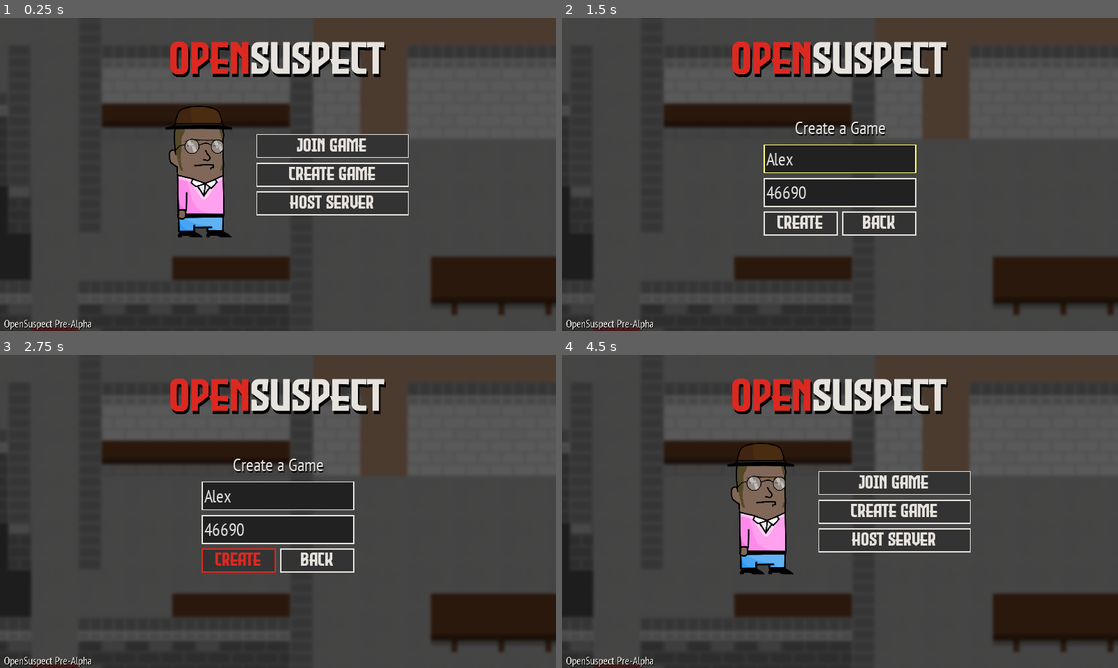
Above: before the commit, frames 1-4 (two rows, left to right).
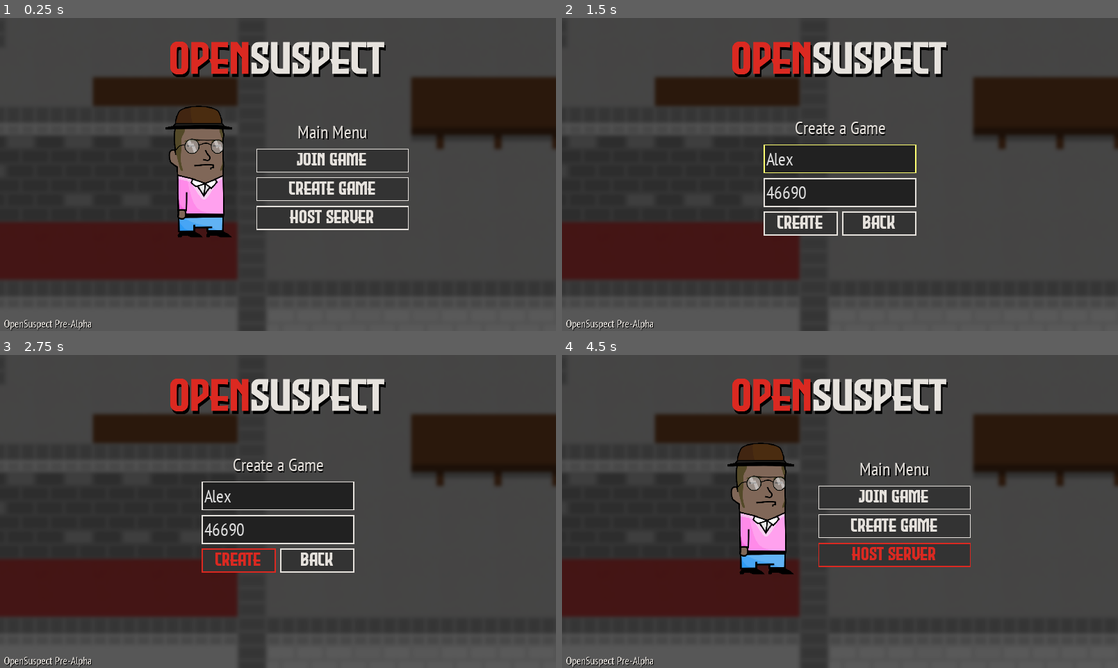
Above: after the commit, the same moments.

Repository: opensuspect/opensuspect
Game: Godot game, scene res://ui_elements/mainmenu.tscn
Same seed, same stepped clock (60 frames per second), same inputs: the game is played once before the commit and once after it.
Inputs (mouse positions are in pixels of both pictures, inside the frame that each line leads up to):
- Up to frame 1 (0.25 s): no input
- Up to frame 2 (1.5 s): click "Create Game" at 0.5 s; click (840, 158) at 1.27 s; type "Alex" at 1.35 s
- Up to frame 3 (2.75 s): click "Create" at 2 s
- Up to frame 4 (4.5 s): click "Create" at 2.75 s; click "Create" at 3.5 s; click "Back" at 4.25 s

The runs differ from the first frame. In frame 1, 29% of the frame differs, in the area x 0-100%, y 15-100%; in frame 2, 26%; in frame 3, 26%; in frame 4, 29%.
Error before the commit: Assertion failed: Game start not implemented yet (res://ui_elements/mainmenu.gd:60)
Error after the commit: Assertion failed: Game start not implemented yet (res://ui_elements/mainmenu.gd:62)

Commit message:
Change background image, polish UI

Diff:
--- a/src/ui_elements/mainmenu.gd
+++ b/src/ui_elements/mainmenu.gd
@@ -55,7 +55,9 @@
 # --Backend--
 func join_Event(menu):
 	match menu:
-		MenuType.MAIN: pass
+		MenuType.MAIN:
+			menu = MenuType.JOIN
+			set_Visible_Menu(menu)
 		MenuType.JOIN: assert(false, "Game start not implemented yet")
 		MenuType.CREATE: assert(false, "Game start not implemented yet")
 		MenuType.SERVER: assert(false, "Game start not implemented yet")
--- a/src/ui_elements/mainmenu.tscn
+++ b/src/ui_elements/mainmenu.tscn
@@ -22,7 +22,7 @@
 }
 
 [node name="Background" type="Sprite" parent="."]
-position = Vector2( 2143, 1078 )
+position = Vector2( 1052, 526 )
 texture = ExtResource( 4 )
 
 [node name="CenterLogo" type="CenterContainer" parent="."]
@@ -40,7 +40,6 @@
 texture = ExtResource( 5 )
 
 [node name="MainMenu" type="HBoxContainer" parent="."]
-visible = false
 anchor_left = 0.5
 anchor_top = 0.5
 anchor_right = 0.5
@@ -73,9 +72,9 @@
 size_flags_horizontal = 3
 
 [node name="Menu" type="VBoxContainer" parent="MainMenu/PositionMenu"]
-margin_top = 126.0
-margin_right = 527.0
-margin_bottom = 410.0
+margin_top = 76.0
+margin_right = 527.0
+margin_bottom = 460.0
 grow_horizontal = 0
 grow_vertical = 2
 size_flags_horizontal = 3
@@ -86,30 +85,39 @@
 "_edit_use_anchors_": false
 }
 
+[node name="Label" type="Label" parent="MainMenu/PositionMenu/Menu"]
+margin_right = 527.0
+margin_bottom = 84.0
+theme = ExtResource( 1 )
+text = "Main Menu"
+align = 1
+
 [node name="GameJoinButton" type="Button" parent="MainMenu/PositionMenu/Menu"]
-margin_right = 527.0
-margin_bottom = 94.0
+margin_top = 100.0
+margin_right = 527.0
+margin_bottom = 184.0
 size_flags_vertical = 2
 theme = ExtResource( 1 )
 text = "Join Game"
 
 [node name="GameCreateButton" type="Button" parent="MainMenu/PositionMenu/Menu"]
-margin_top = 110.0
-margin_right = 527.0
-margin_bottom = 204.0
+margin_top = 200.0
+margin_right = 527.0
+margin_bottom = 284.0
 size_flags_vertical = 2
 theme = ExtResource( 1 )
 text = "Create Game"
 
 [node name="ServerStartButton" type="Button" parent="MainMenu/PositionMenu/Menu"]
-margin_top = 220.0
-margin_right = 527.0
-margin_bottom = 314.0
+margin_top = 300.0
+margin_right = 527.0
+margin_bottom = 384.0
 size_flags_vertical = 2
 theme = ExtResource( 1 )
 text = "Host Server"
 
 [node name="Join" type="VBoxContainer" parent="."]
+visible = false
 anchor_left = 0.5
 anchor_top = 0.5
 anchor_right = 0.5
--- a/src/ui_elements/suspect_ui.tres
+++ b/src/ui_elements/suspect_ui.tres
@@ -92,7 +92,7 @@
 Button/colors/font_color_disabled = Color( 0.901961, 0.886275, 0.866667, 0.372549 )
 Button/colors/font_color_focus = Color( 0.901961, 0.886275, 0.866667, 1 )
 Button/colors/font_color_hover = Color( 0.858824, 0.160784, 0.129412, 1 )
-Button/colors/font_color_pressed = Color( 0.901961, 0.886275, 0.866667, 1 )
+Button/colors/font_color_pressed = Color( 0.858824, 0.160784, 0.129412, 1 )
 Button/fonts/font = ExtResource( 1 )
 Button/styles/disabled = SubResource( 5 )
 Button/styles/focus = SubResource( 4 )
Binary file changed: src/ui_elements/assets/images/background.png
Not shown, added: ATTRIBUTIONS.txt
